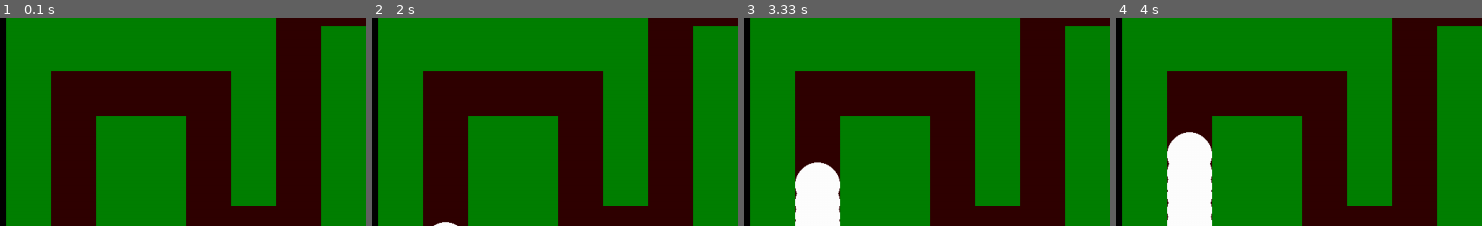
Above: before the commit, frames 1-4 (left to right).
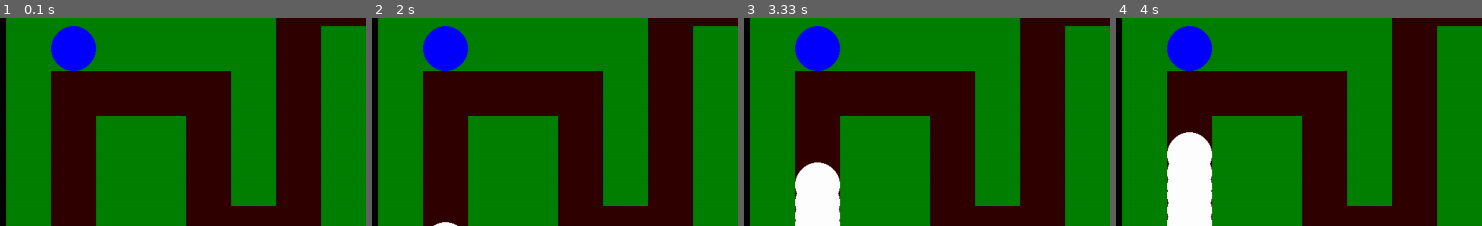
Above: after the commit, the same moments.

Repository: Eric-Guerra-Ribeiro/veik-defense
Game: pygame game, started from main.py
Same seed, same stepped clock (60 frames per second), same inputs: the game is played once before the commit and once after it.
Inputs:
- Up to frame 1 (0.1 s): no input
- Up to frame 2 (2 s): tap Space at 0.33, 0.73, 1.03, 1.23, 1.57, 1.87 s
- Up to frame 3 (3.33 s): tap Space at 2.07, 2.37, 2.63, 2.97, 3.27 s
- Up to frame 4 (4 s): tap Space at 3.4, 3.8 s
The pictures show only the part of the screen within x 0-50%, y 21-71%; the shares and areas given below are measured in that part.

The runs differ from the first frame. In frame 1, 2.1% of the frame differs, in the area x 13-27%, y 3-26%; in frame 2, 2.1%; in frame 3, 2.1%; in frame 4, 2.1%.

Commit message:
killing troops

Diff:
--- a/art.py
+++ b/art.py
@@ -12,6 +12,7 @@
         self.game = game
         self.map_img = self.make_map_surface(game.get_map())
         self.unit_imgs = self.make_unit_imgs()
+        self.tower_imgs = self.make_tower_imgs()
 
     def make_map_surface(self, bf_map):
         """
@@ -37,6 +38,14 @@
         pygame.draw.circle(inf_sur, pgc.WHITE, (pgc.GRID_SIZE//2, pgc.GRID_SIZE//2), pgc.GRID_SIZE//2)
         return {enums.Unit.INFANTRY: inf_sur}
 
+    def make_tower_imgs(self):
+        """
+        Creates surfaces with an image of each tower type.
+        """
+        mgun_sur = pygame.Surface((pgc.GRID_SIZE, pgc.GRID_SIZE), pygame.SRCALPHA)
+        pygame.draw.circle(mgun_sur, pgc.ALLY_CAMP_COLOR, (pgc.GRID_SIZE//2, pgc.GRID_SIZE//2), pgc.GRID_SIZE//2)
+        return {enums.Tower.MACHINE_GUN: mgun_sur}
+
     def draw(self):
         """
         Draws all elements in screen.
@@ -48,4 +57,9 @@
             self.screen.blit(
                 self.unit_imgs[unit.get_unit_type()], unit_pos
             )
+        for tower in self.game.towers:
+            tower_pos = screenpos.unit_pos_in_scrn(tower.pos, tower.pos, 1)
+            self.screen.blit(
+                self.tower_imgs[enums.Tower.MACHINE_GUN], tower_pos
+            )
         pygame.display.flip()
--- a/gamecontroller.py
+++ b/gamecontroller.py
@@ -15,8 +15,11 @@
 
     def run(self):
         # Temporary function for testing TODO remove or improve
-        for troop in self.units:
-            troop.move()
+        for index, troop in enumerate(self.units):
+            if not troop.alive:
+                del self.units[index]
+            else:
+                troop.move()
         for tower in self.towers:
             tower.find_target(self.units)
             tower.shoot()
--- a/tower.py
+++ b/tower.py
@@ -26,6 +26,8 @@
             while self.shoot_progress >= 1:
                 self.shoot_progress -=1
                 self._target.take_dmg(self.dmg, 1)
+            if not self._target.alive:
+                self.target = None
 
     @property
     def target(self):
--- a/unit.py
+++ b/unit.py
@@ -12,6 +12,7 @@
         self.cur_pos = bf_map.get_enemy_camp_pos()
         self.next_pos = self.path[self.cur_pos]
         self.move_progress = 0
+        self.alive = True
 
     def move(self):
         """
@@ -48,7 +49,7 @@
         Make so the unit dies.
         """
         # TODO implement
-        pass
+        self.alive = False
 
     def get_move_prog(self):
         """
